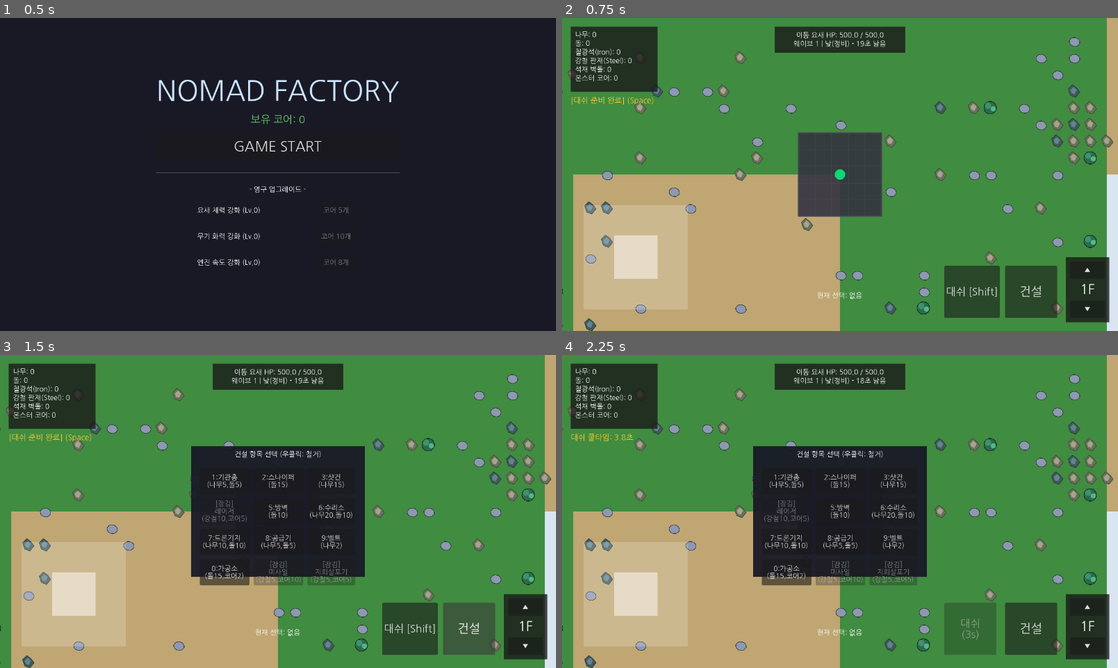
Above: before the commit, frames 1-4 (two rows, left to right).
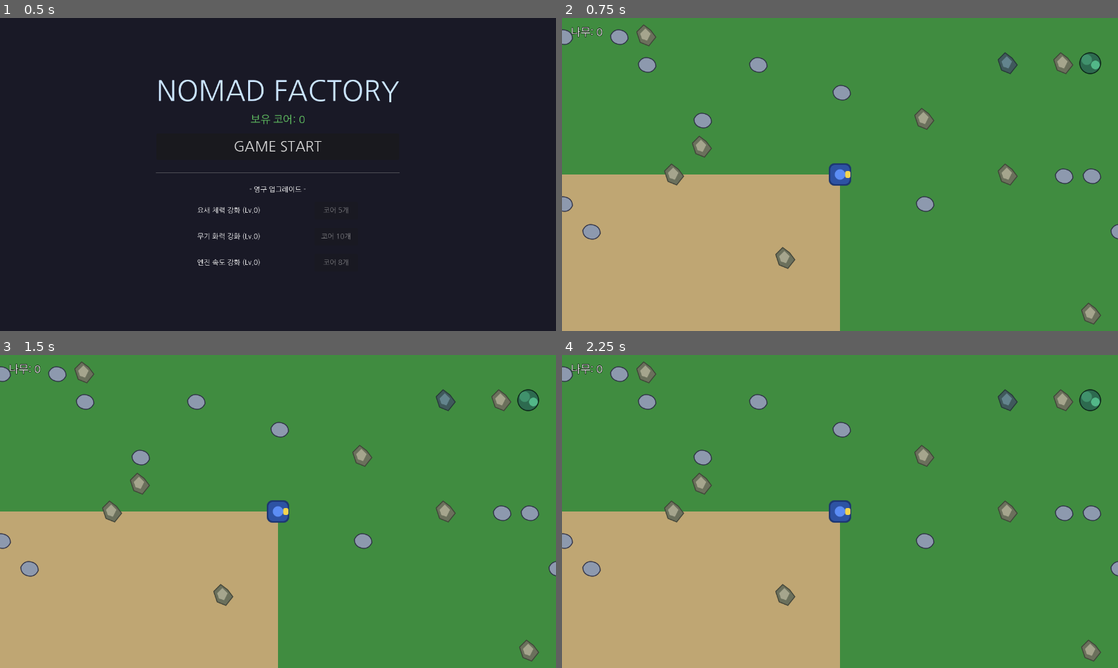
Above: after the commit, the same moments.

Repository: krWebfirewood/nomad-factory
Game: Godot game, scene res://scenes/title_screen.tscn
Same seed, same stepped clock (60 frames per second), same inputs: the game is played once before the commit and once after it.
Inputs (mouse positions are in pixels of both pictures, inside the frame that each line leads up to):
- Up to frame 1 (0.5 s): no input
- Up to frame 2 (0.75 s): click "GAME START" at 0.5 s
- Up to frame 3 (1.5 s): click (467, 630) at 1.25 s, where only the run before the commit has a clickable "건설"
- Up to frame 4 (2.25 s): click (973, 630) at 2 s, where only the run before the commit has a clickable "대쉬 [Shift]"

Frame 1 is identical in both runs. In frame 2, 29% of the frame differs, in the area x 0-100%, y 0-100%; in frame 3, 38%; in frame 4, 38%.
Error after the commit: Parse Error: Preload file "res://scenes/laser_turret.tscn" does not exist. (res://scripts/rival_fortress.gd:53)

Commit message:
Implement bug fixes and neutral fortress towers

Diff:
--- a/scripts/game_manager.gd
+++ b/scripts/game_manager.gd
@@ -159,6 +159,9 @@
 	var distance = randf_range(1000.0, 1500.0)
 	if is_instance_valid(player):
 		rival.global_position = player.global_position + Vector2(cos(angle), sin(angle)) * distance
+
+	if rival.has_method("initialize_towers"):
+		rival.initialize_towers(current_wave)
 
 	get_tree().current_scene.add_child(rival)
 	print("중립 이동 요새(Rival)가 스폰되었습니다!")
--- a/scripts/gather_drone.gd
+++ b/scripts/gather_drone.gd
@@ -54,7 +54,7 @@
 		rotation = velocity.angle()
 		move_and_slide()
 
-		if global_position.distance_to(home_station.global_position) < 30:
+		if global_position.distance_to(home_station.global_position) < 50:
 			deliver_resource()
 
 func find_nearest_resource():
--- a/scripts/player.gd
+++ b/scripts/player.gd
@@ -49,7 +49,7 @@
 var position_history = []
 var max_history = 200
 
-var unlocked_towers = [1, 2, 3, 5, 6, 7, 8, 9, 10] # 4(레이저), 11(미사일) 잠김
+var unlocked_towers = [1, 2, 3, 5, 6, 7, 8, 9, 10, 12] # 4(레이저), 11(미사일) 잠김
 
 var active_relics = {
 	"vampire": false,
@@ -156,7 +156,7 @@
 
 func use_orbital_strike():
 	if active_relics.get("orbital_strike", false) and orbital_cooldown <= 0:
-		cast_orbital_strike()
+		set_build_type(-2)
 
 func _on_mobile_action_pressed():
 	var current_time = Time.get_ticks_msec()
@@ -264,6 +264,12 @@
 				elif is_external and is_inside:
 					var tile_rect = Rect2(i * 64 - 32, j * 64 - 32, 64, 64)
 					draw_rect(tile_rect, Color(1.0, 0.0, 0.0, 0.1)) # 외부 전용인데 내부일 때 불가 표시
+
+	if build_type == -2:
+		var mouse_pos = get_global_mouse_position()
+		var local_mouse = to_local(mouse_pos)
+		draw_circle(local_mouse, 300.0, Color(1, 0.2, 0.2, 0.2))
+		draw_circle(local_mouse, 300.0, Color(1, 0, 0, 0.8), false, 2.0)
 
 func _setup_ui():
 	ui_canvas = CanvasLayer.new()
@@ -856,6 +862,9 @@
 		touch_index = 0
 
 	if is_touch_press:
+		if is_instance_valid(building_context_panel) and building_context_panel.visible and building_context_panel.get_global_rect().has_point(pos):
+			return
+
 		if joystick_touch_id == -1 and pos.distance_to(joystick_center) < 120:
 			joystick_touch_id = touch_index
 			joystick_active = true
@@ -933,10 +942,7 @@
 
 		# 궤도 폭격 스킬
 		elif event.keycode == KEY_F and active_relics.get("orbital_strike"):
-			if orbital_cooldown <= 0:
-				cast_orbital_strike()
-			else:
-				print("궤도 폭격 쿨타임 중: ", snapped(orbital_cooldown, 0.1), "초")
+			use_orbital_strike()
 
 		elif event.keycode == KEY_ESCAPE: select_build_type(0, "현재 선택: 없음")
 		elif event.keycode == KEY_5: select_build_type(5, "5:방벽")
@@ -1037,14 +1043,32 @@
 			hotbar_slots[i].border_color = Color(1, 1, 1, 0) # 투명
 
 func get_hovered_fortress():
-	var mouse_pos = get_global_mouse_position()
-	# 메인 요새 반경 확장 (기존 160 -> 250, 외부 부착물 3칸 포함)
-	if mouse_pos.distance_to(global_position) <= 250:
+	var mouse_world_pos = get_canvas_transform().affine_inverse() * get_viewport().get_mouse_position()
+	var local_pos = to_local(mouse_world_pos)
+	if abs(local_pos.x) < 224 and abs(local_pos.y) < 224:
 		return self
+
+	var neutrals = get_tree().get_nodes_in_group("rival")
+	for n in neutrals:
+		if is_instance_valid(n):
+			var n_local = n.to_local(mouse_world_pos)
+			if abs(n_local.x) < 224 and abs(n_local.y) < 224:
+				return n
 	return null
 
 func handle_building():
 	if build_type == 0: return
+
+	if build_type == -2:
+		if is_instance_valid(build_preview): build_preview.visible = false
+		var mouse_pos = get_global_mouse_position()
+		if build_pressed_this_frame:
+			build_pressed_this_frame = false
+			set_build_type(0)
+			cast_orbital_strike(mouse_pos)
+		queue_redraw()
+		return
+
 	if not is_instance_valid(build_preview): return
 
 	var target = get_hovered_fortress()
@@ -1501,25 +1525,8 @@
 func _on_timer_timeout():
 	pass
 
-func cast_orbital_strike():
+func cast_orbital_strike(target_pos: Vector2):
 	orbital_cooldown = 15.0
-
-	var target_pos = global_position
-	var enemies = get_tree().get_nodes_in_group("enemy")
-	var min_dist = 99999.0
-	var closest_enemy = null
-
-	for enemy in enemies:
-		if is_instance_valid(enemy):
-			var dist = enemy.global_position.distance_to(global_position)
-			if dist < min_dist:
-				min_dist = dist
-				closest_enemy = enemy
-
-	if closest_enemy != null:
-		target_pos = closest_enemy.global_position
-	else:
-		target_pos = global_position + Vector2(randf_range(-200, 200), randf_range(-200, 200))
 
 	add_camera_shake(50.0)
 	print("궤도 폭격 발사!")
--- a/scripts/rival_fortress.gd
+++ b/scripts/rival_fortress.gd
@@ -20,6 +20,49 @@
 func _ready():
 	add_to_group("rival")
 	pick_random_target()
+
+func initialize_towers(wave: int):
+	# 웨이브에 따라 타워 생성
+	var num_towers = 0
+	if wave >= 3 and wave < 5: num_towers = randi_range(1, 2)
+	elif wave >= 5 and wave < 8: num_towers = randi_range(2, 4)
+	elif wave >= 8: num_towers = randi_range(4, 6)
+
+	if num_towers == 0: return
+
+	var possible_pos = []
+	for i in range(-max_grid, max_grid + 1):
+		for j in range(-max_grid, max_grid + 1):
+			if i == 0 and j == 0: continue
+			possible_pos.append(Vector2i(i, j))
+
+	possible_pos.shuffle()
+
+	for i in range(min(num_towers, possible_pos.size())):
+		var pos = possible_pos[i]
+		var tower_type = "turret"
+
+		if wave >= 5:
+			var roll = randf()
+			if roll < 0.3: tower_type = "laser_turret"
+			elif roll < 0.6: tower_type = "shotgun_turret"
+			elif roll < 0.8: tower_type = "sniper_turret"
+
+		var tower_scene = null
+		if tower_type == "turret": tower_scene = preload("res://scenes/turret.tscn")
+		elif tower_type == "laser_turret": tower_scene = preload("res://scenes/laser_turret.tscn")
+		elif tower_type == "shotgun_turret": tower_scene = preload("res://scenes/shotgun_turret.tscn")
+		elif tower_type == "sniper_turret": tower_scene = preload("res://scenes/sniper_turret.tscn")
+
+		if tower_scene:
+			var tower = tower_scene.instantiate()
+			tower.position = Vector2(pos.x * 64, pos.y * 64)
+			tower.set_meta("is_rival", true)
+			tower.add_to_group("rival_tower")
+			# 적으로 인식되게 그룹 변경
+			tower.remove_from_group("player_building")
+			add_child(tower)
+			floor_grid[pos] = tower
 
 func _draw():
 	var rect = Rect2(-96, -96, 192, 192)
